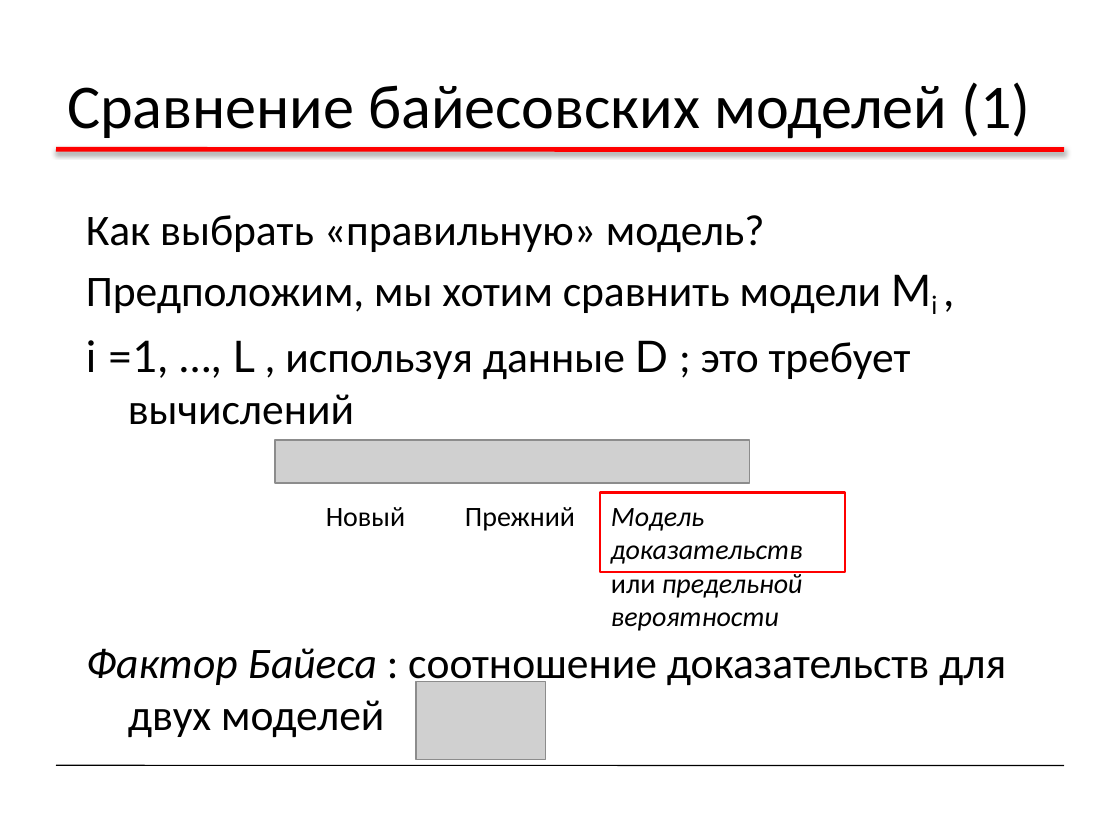
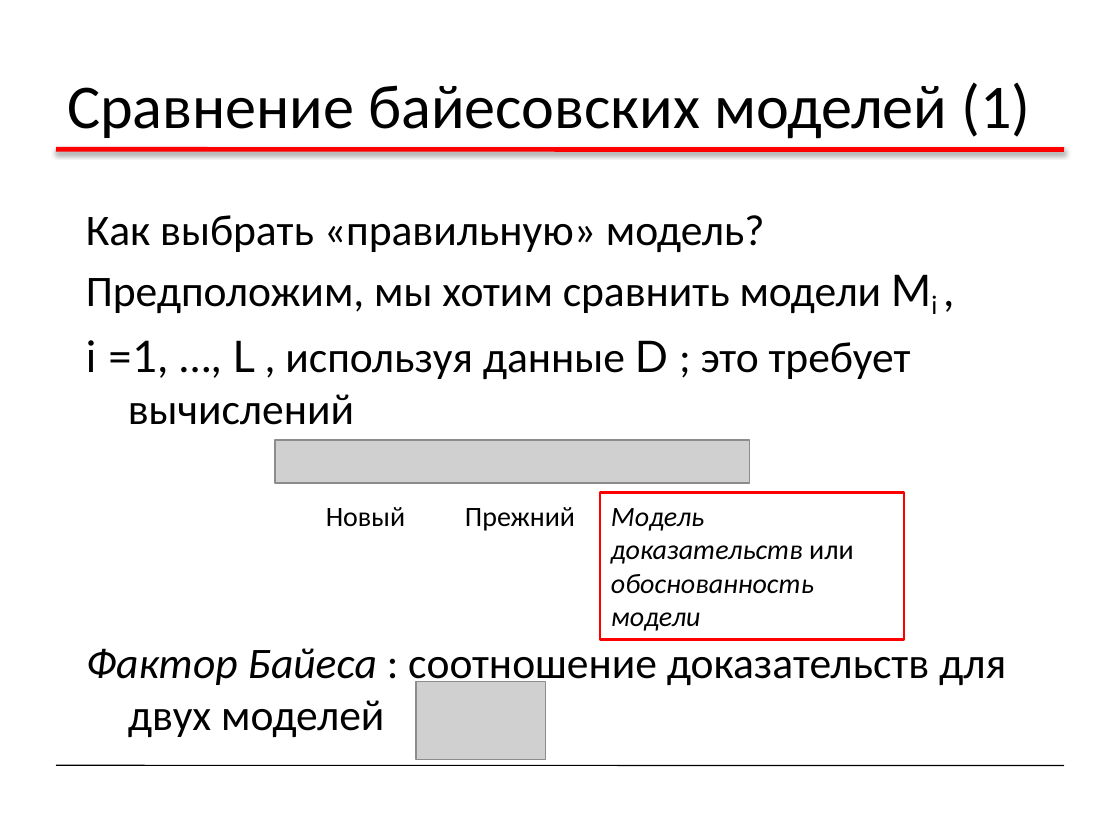
Before and after one commit to sudakov/ai-lab, a slide deck: slide 42 of ML2.pptx. Drawn at 1120x840 pixels with LibreOffice and Linux fonts; fonts in the diff are those of the drawing; grey boxes stand for pictures. Boxes give left, top, right and bottom in pixels: in the first picture for what was removed or moved away, otherwise in the second. Text is boxed around its words. In the diff, an @@ line names an element or a change of style, - is before the commit and + after.

```diff
--- a/ML2.pptx
+++ b/ML2.pptx
@@ rectangle "Модель доказательств или обоснованность модели": place and size @@
-rectangle "Модель доказательств или обоснованность модели" at (600, 493, 846, 572)
+rectangle "Модель доказательств или обоснованность модели" at (600, 493, 904, 640)
@@ text in rectangle at (611, 508, 854, 631): text changed @@
-Модель доказательств или предельной вероятности
+Модель доказательств или обоснованность модели
```
Also in this commit, not shown: 2 other slides changed, 3 other files.
